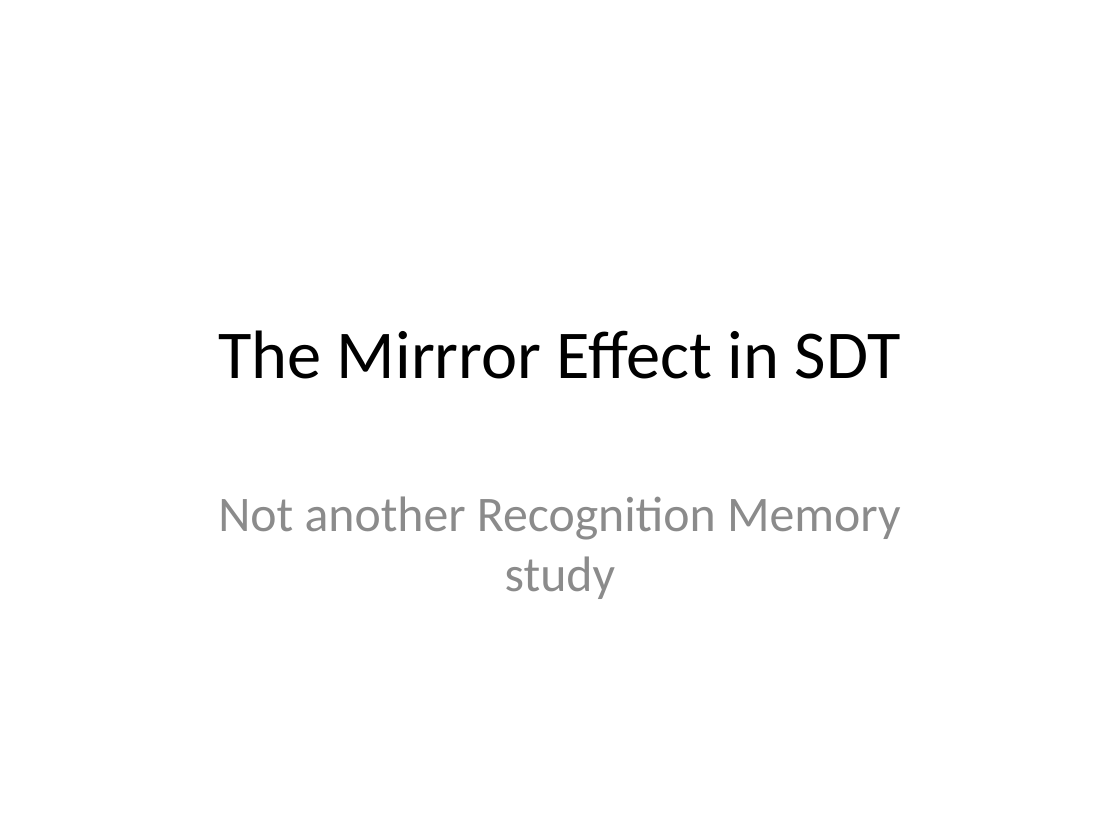
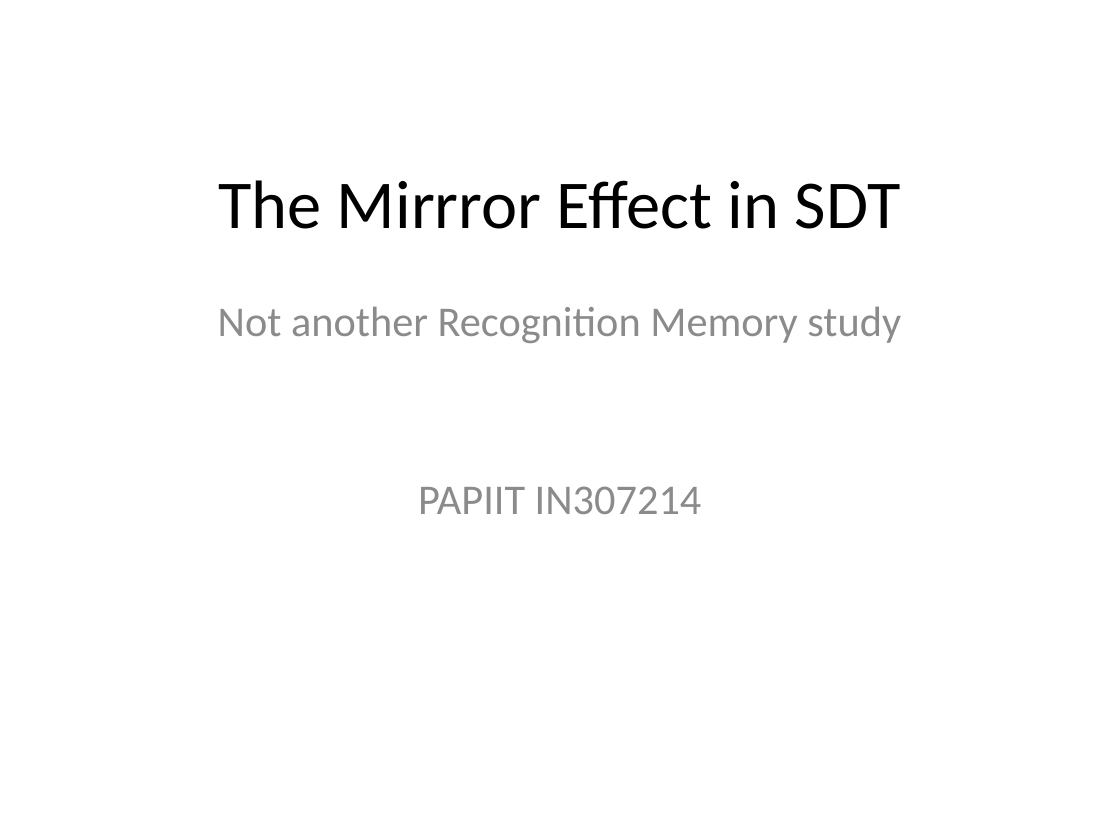
Before and after one commit to Adrifelcha/Adrifelcha, a slide deck: slide 1 of Tesis/Presentaciones/Felisa - Michael Lee.pptx. Drawn at 1120x840 pixels with LibreOffice and Linux fonts; fonts in the diff are those of the drawing. Boxes give left, top, right and bottom in pixels: in the first picture for what was removed or moved away, otherwise in the second. Text is boxed around its words. In the diff, an @@ line names an element or a change of style, - is before the commit and + after.

```diff
--- a/Tesis/Presentaciones/Felisa - Michael Lee.pptx
+++ b/Tesis/Presentaciones/Felisa - Michael Lee.pptx
@@ title "The Mirrror Effect in SDT": place and size @@
-title "The Mirrror Effect in SDT" at (218,330,901,379)
+title "The Mirrror Effect in SDT" at (218,180,901,229)
@@ subtitle "Not another Recognition Memory study": place and size @@
-subtitle "Not another Recognition Memory study" at (218,496,900,599)
+subtitle "Not another Recognition Memory study" at (218,306,901,514)
@@ subtitle at (218,306,901,343): size 32 to 27.2 pt in "Not another Recognition Memory study" @@
@@ subtitle at (418,486,702,514): paragraph added @@
+PAPIIT IN307214
```
Also in this commit, not shown: 1 other slide changed, 1 slide added, 30 slides removed, 6 other files.
